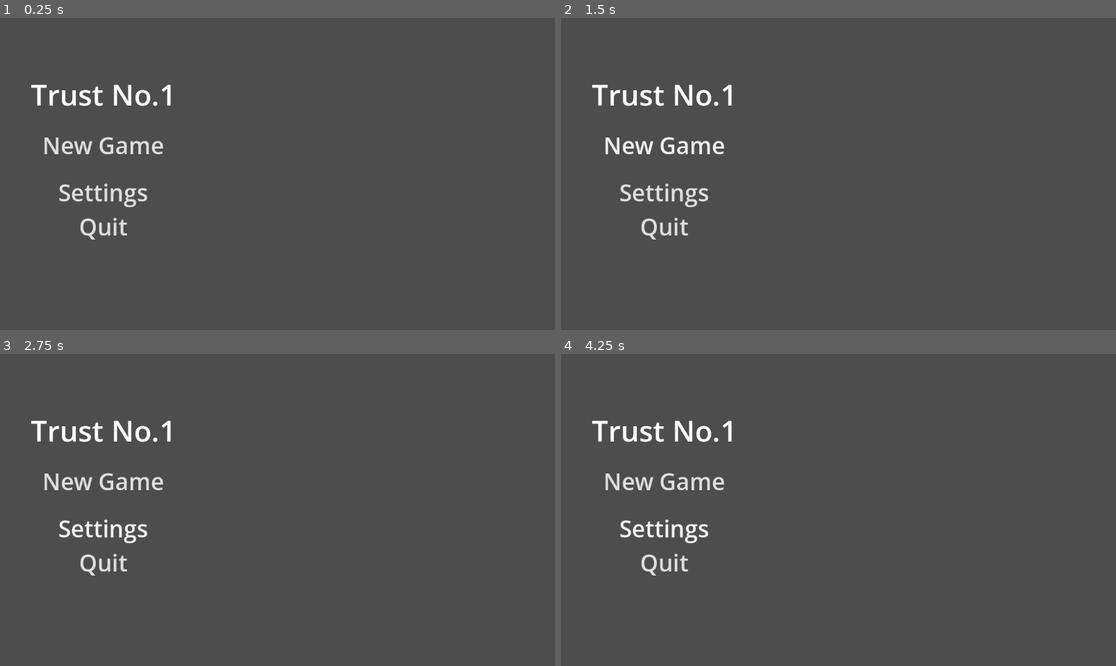
Above: before the commit, frames 1-4 (two rows, left to right).
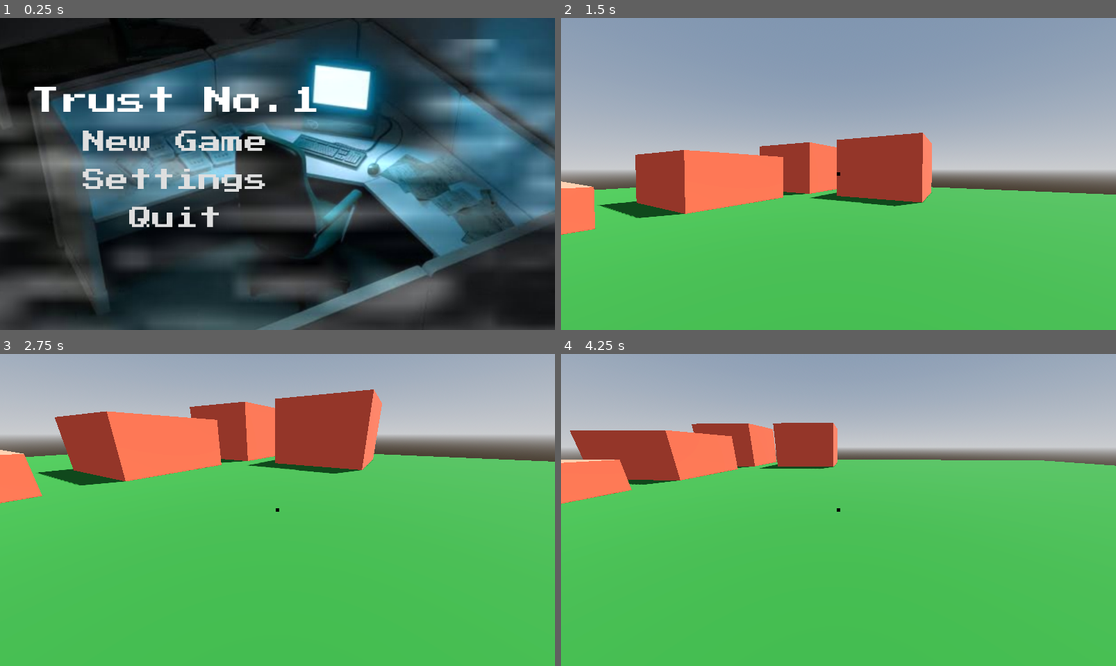
Above: after the commit, the same moments.

Repository: mitchglitchisdabestg/trust-no.-1game-jam
Game: Godot game, scene res://Scenes/main_menu/main_menu.tscn
The game is run twice, just before and just after one commit, with the same random seed, the same clock (stepped at 60 frames per second) and the same inputs. Before the commit the project starts from res://main_menu.tscn.
Inputs (mouse positions are in pixels of both pictures, inside the frame that each line leads up to):
- Up to frame 1 (0.25 s): no input
- Up to frame 2 (1.5 s): click "New Game" at 0.5 s; click (666, 145) at 1.25 s, where only the run before the commit has a clickable "New Game"
- Up to frame 3 (2.75 s): click (105, 528) at 2 s, where only the run before the commit has a clickable "Settings"
- Up to frame 4 (4.25 s): move the mouse to (960, 494) at 2.77 s; hold D (Right) 2.78-3.53 s; hold C (Crouch) 2.78-3.53 s; move the mouse to (727, 525) at 3.52 s; hold S (Down) from 3.53 s (still down); tap E (Interact) at 3.6 s

The runs differ from the first frame. In frame 1, 89% of the frame differs, in the area x 0-100%, y 0-100%; in frame 2, 99%; in frame 3, 99%; in frame 4, 100%.

Commit message:
Saved the code for the main menu in an atempt to fix the bug where the settings and quit button are both entered but failed :(  also had to merge

Diff:
--- a/Scenes/main_menu/main_menu.gd
+++ b/Scenes/main_menu/main_menu.gd
@@ -36,8 +36,8 @@
 func _on_settings_button_mouse_exited() -> void:
 	$MarginContainer/VBoxContainer/SettingsButton.text = "Settings"
 
-func _on_quit_mouse_entered() -> void:
-	$MarginContainer/VBoxContainer/Quit.text = ">> Quit"
+func _on_quit_button_mouse_entered() -> void:
+	$MarginContainer/VBoxContainer/QuitButton.text = ">> Quit"
 
-func _on_quit_mouse_exited() -> void:
-	$MarginContainer/VBoxContainer/Quit.text = "Quit"
+func _on_quit_button_mouse_exited() -> void:
+	$MarginContainer/VBoxContainer/QuitButton.text = "Quit"
--- a/Scenes/main_menu/main_menu.tscn
+++ b/Scenes/main_menu/main_menu.tscn
@@ -114,7 +114,7 @@
 [node name="Label3" type="Label" parent="MarginContainer/VBoxContainer" unique_id=1269603510]
 layout_mode = 2
 
-[node name="Quit" type="Button" parent="MarginContainer/VBoxContainer" unique_id=1296841661]
+[node name="QuitButton" type="Button" parent="MarginContainer/VBoxContainer" unique_id=1296841661]
 layout_mode = 2
 theme_override_constants/h_separation = 0
 theme_override_constants/line_spacing = 500
@@ -131,9 +131,11 @@
 [connection signal="pressed" from="MarginContainer/VBoxContainer/NewGameButton" to="." method="_on_new_game_button_pressed"]
 [connection signal="mouse_entered" from="MarginContainer/VBoxContainer/SettingsButton" to="." method="_on_settings_button_mouse_entered"]
 [connection signal="mouse_exited" from="MarginContainer/VBoxContainer/SettingsButton" to="." method="_on_settings_button_mouse_exited"]
-[connection signal="focus_entered" from="MarginContainer/VBoxContainer/Quit" to="." method="_on_quit_focus_entered"]
-[connection signal="mouse_entered" from="MarginContainer/VBoxContainer/Quit" to="." method="_on_quit_mouse_entered"]
-[connection signal="mouse_entered" from="MarginContainer/VBoxContainer/Quit" to="." method="_on_settings_button_mouse_entered"]
-[connection signal="mouse_exited" from="MarginContainer/VBoxContainer/Quit" to="." method="_on_quit_mouse_exited"]
-[connection signal="mouse_exited" from="MarginContainer/VBoxContainer/Quit" to="." method="_on_settings_button_mouse_exited"]
-[connection signal="pressed" from="MarginContainer/VBoxContainer/Quit" to="." method="_on_quit_pressed"]
+[connection signal="focus_entered" from="MarginContainer/VBoxContainer/QuitButton" to="." method="_on_quit_focus_entered"]
+[connection signal="mouse_entered" from="MarginContainer/VBoxContainer/QuitButton" to="." method="_on_quit_mouse_entered"]
+[connection signal="mouse_entered" from="MarginContainer/VBoxContainer/QuitButton" to="." method="_on_quit_button_mouse_entered"]
+[connection signal="mouse_entered" from="MarginContainer/VBoxContainer/QuitButton" to="." method="_on_settings_button_mouse_entered"]
+[connection signal="mouse_exited" from="MarginContainer/VBoxContainer/QuitButton" to="." method="_on_quit_button_mouse_exited"]
+[connection signal="mouse_exited" from="MarginContainer/VBoxContainer/QuitButton" to="." method="_on_quit_mouse_exited"]
+[connection signal="mouse_exited" from="MarginContainer/VBoxContainer/QuitButton" to="." method="_on_settings_button_mouse_exited"]
+[connection signal="pressed" from="MarginContainer/VBoxContainer/QuitButton" to="." method="_on_quit_pressed"]
--- a/project.godot
+++ b/project.godot
@@ -11,7 +11,7 @@
 [application]
 
 config/name="Trust no. 1 (brackeys jam 26-2)"
-run/main_scene="uid://butkopq7hpn4x"
+run/main_scene="uid://bheumvpgw1mxt"
 config/features=PackedStringArray("4.6", "Forward Plus")
 config/icon="res://Assets/icon.svg"
 
